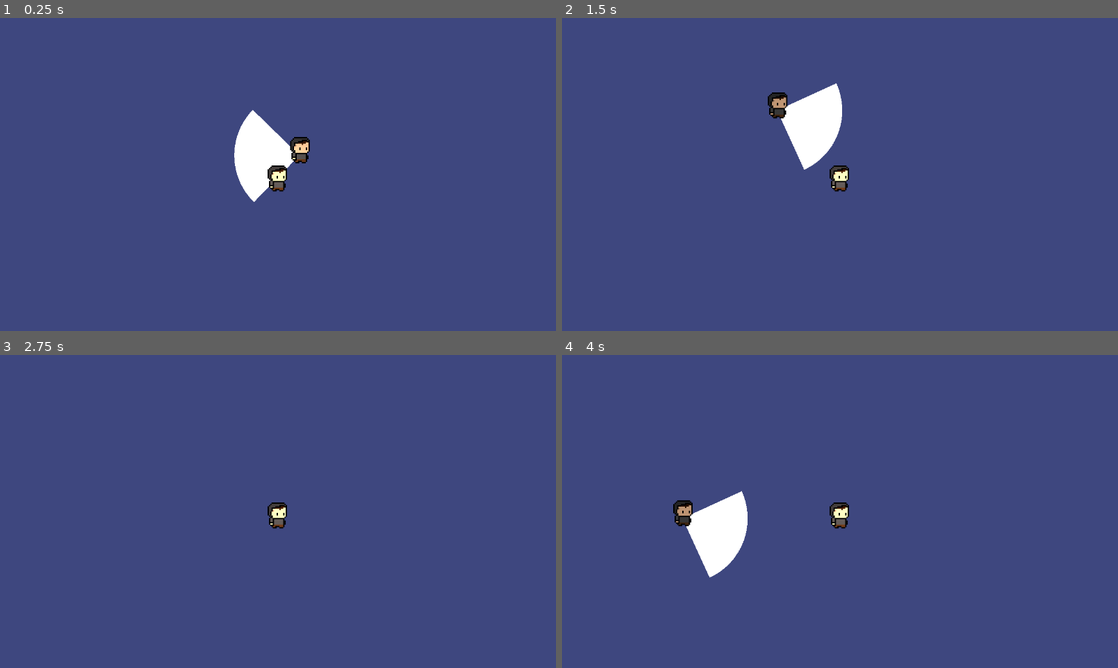
Above: before the commit, frames 1-4 (two rows, left to right).
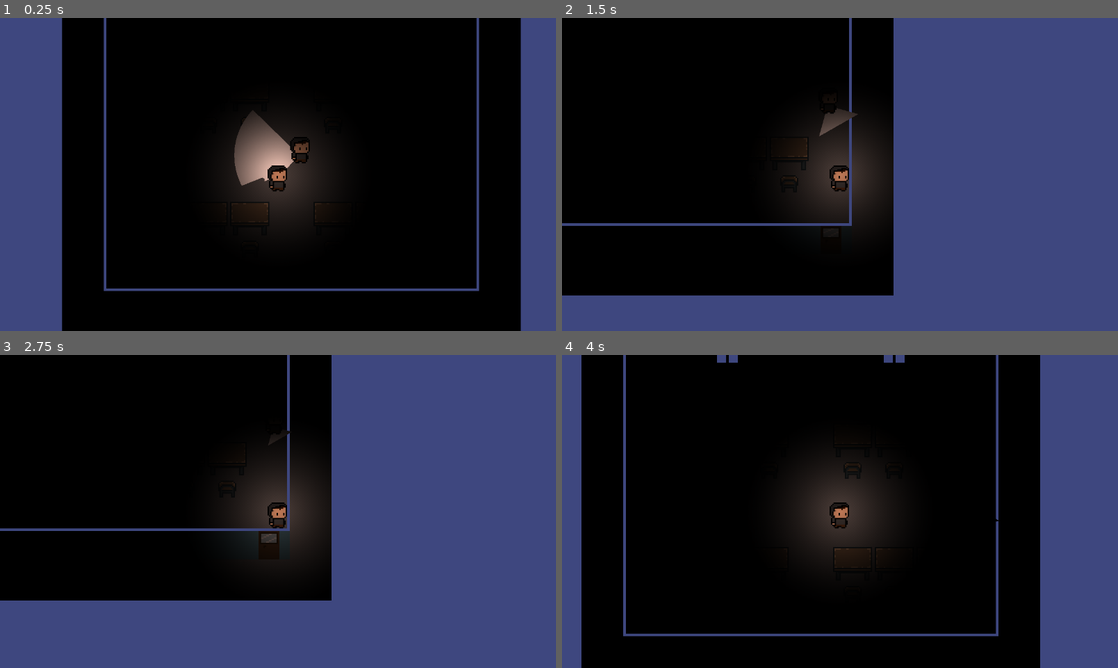
Above: after the commit, the same moments.

Repository: IndianJanos/godot-wild-jam--82
Game: Godot game, scene res://scenes/game.tscn
Two runs of this game, one before a commit and one after it. Both use one fixed random seed, a clock stepped at 60 frames per second and the inputs below. The engine's default icon, where the game draws it, is replaced by a stand-in: a white triangle on a blue panel in a dark square.
Inputs:
- Up to frame 1 (0.25 s): no input
- Up to frame 2 (1.5 s): hold D (move_right) 0.53-1.28 s; hold S (move_down) from 1.28 s (still down)
- Up to frame 3 (2.75 s): release S (move_down) at 2.03 s; hold D (move_right) from 2.03 s (still down)
- Up to frame 4 (4 s): tap Enter at 2.75 s; release D (move_right) at 2.78 s; hold W (move_up) 2.78-3.53 s; hold A (move_left) from 3.53 s (still down)

The runs differ from the first frame. In frame 1, 81% of the frame differs, in the area x 11-94%, y 0-100%; in frame 2, 52%; in frame 3, 46%; in frame 4, 81%.

Commit message:
Single tile

Diff:
--- a/scenes/game.tscn
+++ b/scenes/game.tscn
@@ -26,7 +26,6 @@
 tile_set = ExtResource("1_p57ef")
 
 [node name="CanvasModulate" type="CanvasModulate" parent="TileMapLayer"]
-visible = false
 position = Vector2(-0.000549316, 0.000305176)
 scale = Vector2(0.999996, 0.999999)
 color = Color(0, 0, 0, 1)
--- a/tile_sets/school.tres
+++ b/tile_sets/school.tres
@@ -15,7 +15,6 @@
 [ext_resource type="Texture2D" uid="uid://bp1mi38k8psse" path="res://assets/sprites/tiles/1750166250688.png" id="13_ne1tu"]
 [ext_resource type="Texture2D" uid="uid://w7wqiryii7uy" path="res://assets/sprites/tiles/1750166259238.png" id="14_eus4p"]
 [ext_resource type="Texture2D" uid="uid://bvm846vqovyv7" path="res://assets/sprites/tiles/1750166328374.png" id="15_y4ej0"]
-[ext_resource type="Texture2D" path="res://assets/sprites/tiles/1750181576970.png" id="16_nb4sp"]
 [ext_resource type="Texture2D" uid="uid://ddgcdjc1iqmrj" path="res://assets/sprites/tiles/1750182851463.png" id="17_3jax3"]
 [ext_resource type="Texture2D" uid="uid://corvcqq8l6wva" path="res://assets/sprites/tiles/pixil-frame-0.png" id="18_fh0o0"]
 
@@ -110,11 +109,6 @@
 0:0/0 = 0
 0:0/0/physics_layer_0/polygon_0/points = PackedVector2Array(-16, 16, -14, 16, -14, -16, -16, -16)
 
-[sub_resource type="TileSetAtlasSource" id="TileSetAtlasSource_y5v4p"]
-texture = ExtResource("16_nb4sp")
-texture_region_size = Vector2i(32, 32)
-0:0/0 = 0
-
 [sub_resource type="TileSetAtlasSource" id="TileSetAtlasSource_cfwvw"]
 texture = ExtResource("17_3jax3")
 texture_region_size = Vector2i(32, 32)
@@ -143,6 +137,5 @@
 sources/27 = SubResource("TileSetAtlasSource_kfgvo")
 sources/28 = SubResource("TileSetAtlasSource_gu1er")
 sources/29 = SubResource("TileSetAtlasSource_edfl0")
-sources/35 = SubResource("TileSetAtlasSource_y5v4p")
 sources/36 = SubResource("TileSetAtlasSource_cfwvw")
 sources/37 = SubResource("TileSetAtlasSource_x7383")
Binary file changed: assets/sprites/tiles/pixil-frame-0.png
Not shown: 1 places in tile_sets/school.tres that only renumber resources
